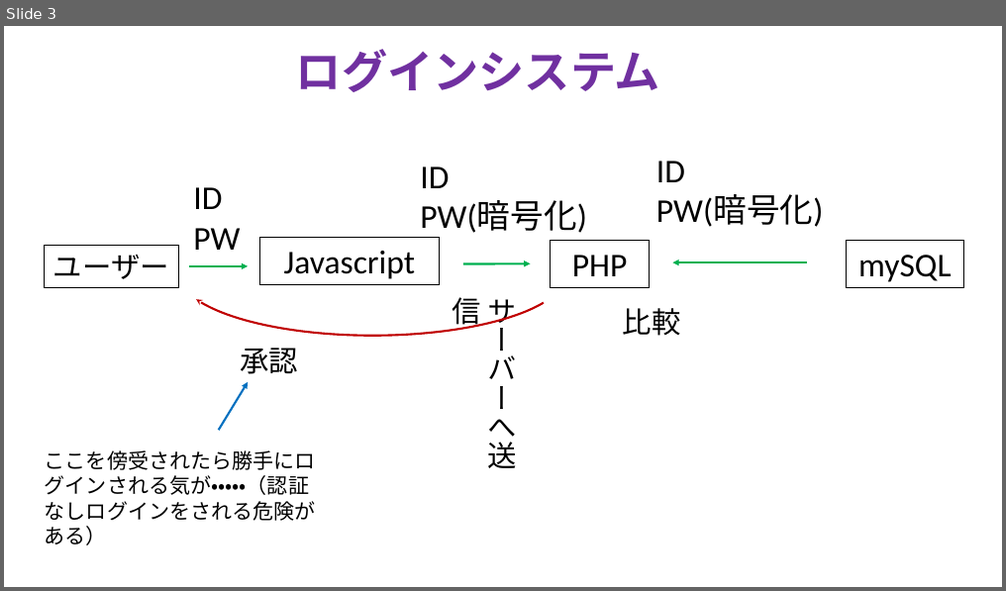
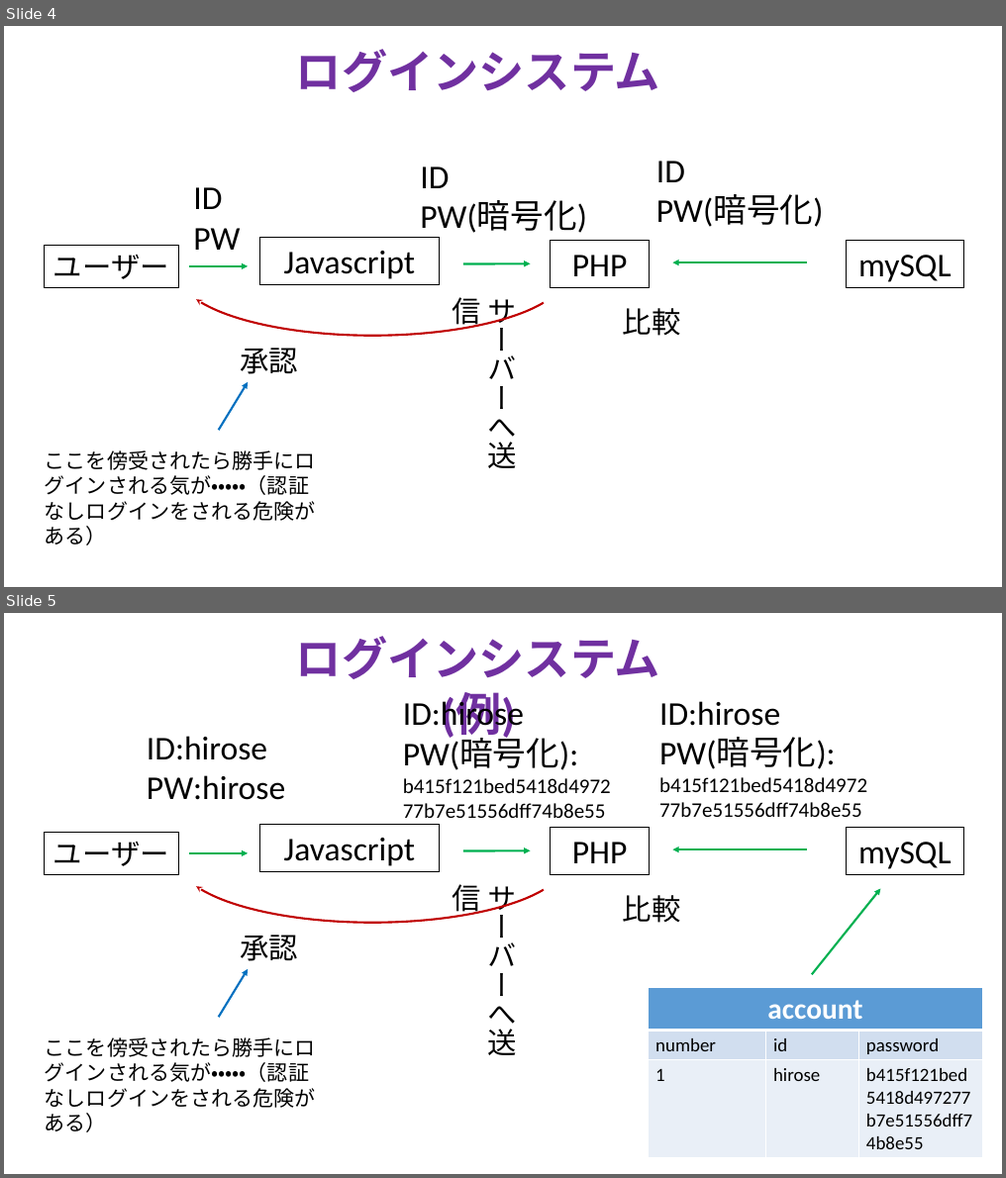
Before and after one commit to TakanoriOnuma/WebApplication, a slide deck: design/Webアプリケーションシステム.pptx. Shown one above the other, each under a label of ours: slide 3 before the commit, slides 4 and 5 after it. The pictures are 1006x591 and 1006x1178 pixels, drawn with LibreOffice and Linux fonts; fonts in the diff are those of the drawing. Boxes give left, top, right and bottom in pixels: in the first picture for what was removed or moved away, otherwise in the second. Text is boxed around its words. In the diff, an @@ line names an element or a change of style, - is before the commit and + after.

Commit message:
登録システム、ログインシステムの例を作成
具体的な例を挙げて理解を深めやすくし、
またテストケースにもなるため作成した。

```diff
--- a/design/Webアプリケーションシステム.pptx
+++ b/design/Webアプリケーションシステム.pptx
@@ slide 5 added at (4,613,1002,1174), background #FFFFFF @@
@@ text added at (296,636,660,742), 44 pt, text #7030A0, bold @@
+ログインシステム(例)
@@ text added at (403,698,579,770), 20 pt, text #000000 @@
+ID:hirose
+PW(暗号化):
+b415f121bed5418d497277b7e51556dff74b8e55
@@ text added at (659,701,836,769), 20 pt, text #000000 @@
+ID:hirose
+PW(暗号化):
+b415f121bed5418d497277b7e51556dff74b8e55
@@ text added at (147,736,285,800), 32 pt, text #000000 @@
+ID:hirose
+PW:hirose
@@ arc (boxed as its full ellipse) added at (178,798,567,923), outline #C00000 2 pt @@
@@ rectangle added at (45,833,178,875), outline #000000 0.75 pt, 28 pt, text #000000 @@
+ユーザー
@@ rectangle added at (259,824,439,872), outline #000000 0.75 pt, 32 pt, text #000000 @@
+Javascript
@@ rectangle added at (550,827,649,875), outline #000000 0.75 pt, 32 pt, text #000000 @@
+PHP
@@ arrow added from (807, 850) to (672, 850), #00B050 2 pt @@
@@ rectangle added at (846,827,963,875), outline #000000 0.75 pt, 32 pt, text #000000 @@
+mySQL
@@ arrow added from (190, 854) to (249, 854), #00B050 2 pt @@
@@ arrow added from (463, 851) to (531, 851), #00B050 2 pt @@
@@ text added at (487,886,516,1056), 28 pt, text #000000 @@
+サーバーへ送信
@@ text added at (623,895,681,923), 28 pt, text #000000 @@
+比較
@@ arrow added from (812, 974) to (880, 888), #00B050 2 pt @@
@@ text added at (240,935,298,961), 28 pt, text #000000 @@
+承認
@@ arrow added from (219, 1017) to (249, 969), #0070C0 2 pt @@
@@ table added at (648,988,982,1158), 3 rows, 3 columns @@
+account |  | 
+number | id | password
+1 | hirose | b415f121bed5418d497277b7e51556dff74b8e55
@@ text added at (45,1038,315,1108), 20 pt, text #000000 @@
+ここを傍受されたら勝手にログインされる気が・・・・・（認証なしログインをされる危険がある）
@@ what was slide 3 is now slide 4 @@
```
Also in this commit, not shown: 1 other slide added.
